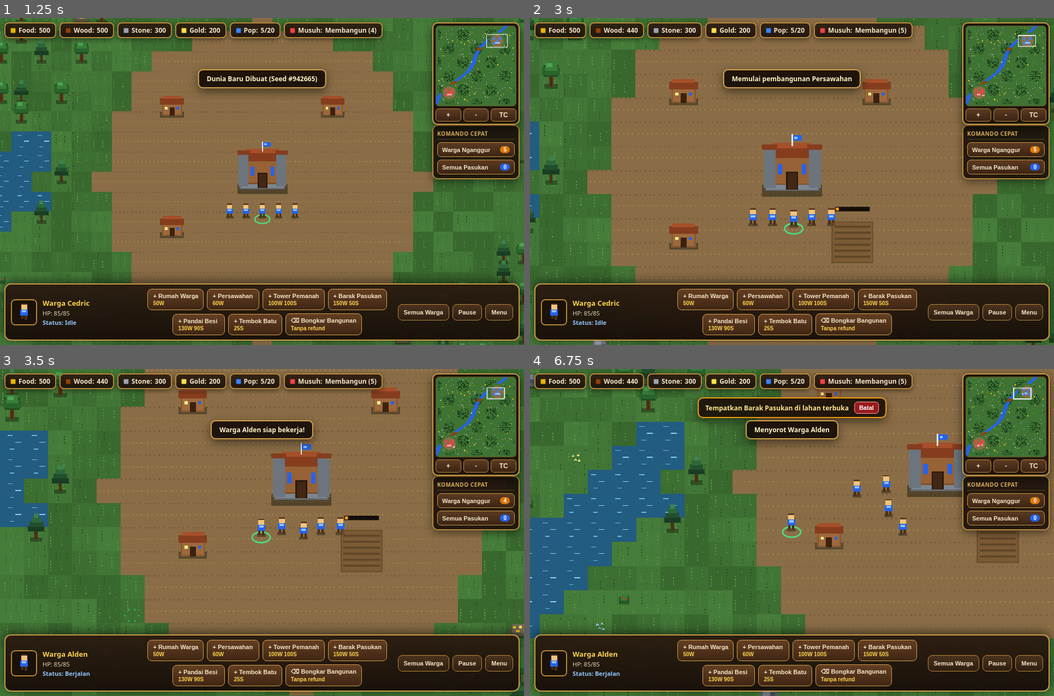
Above: before the commit, frames 1-4 (two rows, left to right).
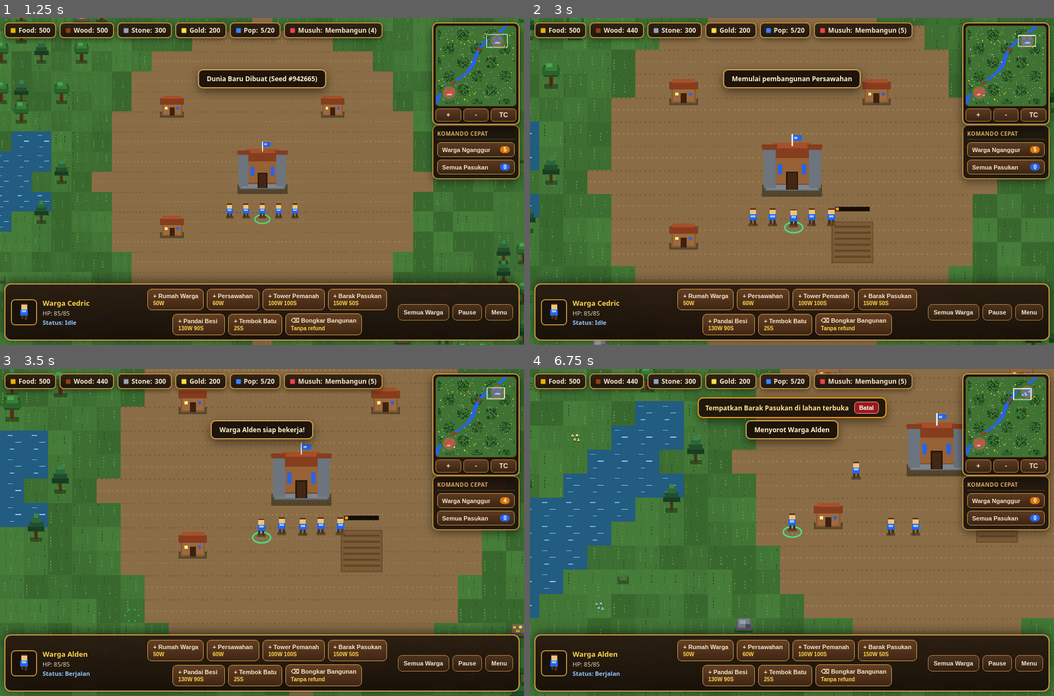
Above: after the commit, the same moments.

Repository: vexelkang-cell/gamepai
Game: browser game, page games/kingdom-war-2d/index.html
The game is run twice, just before and just after one commit, with the same random seed, the same clock (stepped at 60 frames per second) and the same inputs.
Inputs (mouse positions are in pixels of both pictures, inside the frame that each line leads up to):
- Up to frame 1 (1.25 s): click "NEW GAME" at 0.27 s; click (262, 214) at 1.07 s
- Up to frame 2 (3 s): click "+ Persawahan 60W" at 1.27 s; click (687, 148) at 1.67 s; click "+" at 1.87 s; press the mouse at (896, 132) at 2.27 s; release the mouse at (792, 116) at 2.4 s; click "TC" at 2.47 s; click (870, 246) at 2.87 s
- Up to frame 3 (3.5 s): click "Warga Nganggur 4" at 3.07 s; click (131, 614) at 3.47 s
- Up to frame 4 (6.75 s): click "+ Tembok Batu 25S" at 3.67 s; press the mouse at (792, 467) at 4.07 s; release the mouse at (739, 646) at 4.2 s; click "⌫ Bongkar Bangunan Tanpa refu…" at 4.27 s; click (949, 548) at 4.67 s; click "Semua Warga" at 4.87 s; click (634, 532) at 5.27 s; click "Semua Pasukan 0" at 5.47 s; press the mouse at (739, 646) at 5.87 s; release the mouse at (687, 499) at 6 s; click "+ Barak Pasukan 150W 50S" at 6.07 s; click (844, 418) at 6.47 s; click "Warga Nganggur 0" at 6.67 s

Frame 1 is identical in both runs. In frame 2, less than 0.1% of the frame differs, in the area x 48-87%, y 23-67%; in frame 3, 0.1%; in frame 4, 12%, in the area x 0-100%, y 0-100%.

Commit message:
Add dynamic grid pathfinding around other units

Diff:
--- a/games/kingdom-war-2d/index.html
+++ b/games/kingdom-war-2d/index.html
@@ -2007,15 +2007,114 @@
       setDestination(x, y, world) {
         this.targetX = clamp(x, 32, CONFIG.WORLD_WIDTH - 32);
         this.targetY = clamp(y, 32, CONFIG.WORLD_HEIGHT - 32);
-        this.waypoints = world.findPath(this.x, this.y, this.targetX, this.targetY);
+        this.waypoints = this.findPathAroundUnits(this.targetX, this.targetY, world);
         this.stuckTimer = 0;
         this.stuckCount = 0;
+      }
+
+      // A* grid dinamis: tile yang ditempati unit lain dianggap rintangan.
+      // Jalur sengaja tidak di-smoothing agar tidak memotong karakter di tikungan.
+      findPathAroundUnits(goalX, goalY, world) {
+        const size = 32;
+        const cols = world.cols;
+        const rows = world.rows;
+        const clampTile = (v, max) => clamp(Math.floor(v / size), 0, max - 1);
+        const sc = clampTile(this.x, cols);
+        const sr = clampTile(this.y, rows);
+        let gc = clampTile(goalX, cols);
+        let gr = clampTile(goalY, rows);
+
+        const occupied = new Uint8Array(cols * rows);
+        const groups = [world.workers, world.soldiers];
+        for (const group of groups) {
+          for (const other of group) {
+            if (other === this || other.hp <= 0) continue;
+            const c = clampTile(other.x, cols);
+            const r = clampTile(other.y, rows);
+            occupied[r * cols + c] = 1;
+          }
+        }
+
+        const walkable = (c, r, allowStart = false) => {
+          if (c < 0 || r < 0 || c >= cols || r >= rows) return false;
+          if (!world.isTileWalkable(c, r)) return false;
+          const idx = r * cols + c;
+          return allowStart || !occupied[idx];
+        };
+
+        // Jika titik tujuan sedang ditempati, cari tile kosong terdekat.
+        if (!walkable(gc, gr)) {
+          let found = null;
+          for (let radius = 1; radius <= 5 && !found; radius++) {
+            for (let dr = -radius; dr <= radius && !found; dr++) {
+              for (let dc = -radius; dc <= radius; dc++) {
+                if (Math.max(Math.abs(dc), Math.abs(dr)) !== radius) continue;
+                if (walkable(gc + dc, gr + dr)) {
+                  found = { c: gc + dc, r: gr + dr };
+                  break;
+                }
+              }
+            }
+          }
+          if (!found) return [];
+          gc = found.c;
+          gr = found.r;
+        }
+
+        if (sc === gc && sr === gr) return [{ x: goalX, y: goalY }];
+        const total = cols * rows;
+        const startIdx = sr * cols + sc;
+        const goalIdx = gr * cols + gc;
+        const gScore = new Float32Array(total);
+        gScore.fill(1e9);
+        const cameFrom = new Int32Array(total);
+        cameFrom.fill(-1);
+        const closed = new Uint8Array(total);
+        const open = new BinaryMinHeap();
+        gScore[startIdx] = 0;
+        open.push({ idx: startIdx, c: sc, r: sr, f: Math.hypot(gc - sc, gr - sr) });
+        const dirs = [[1,0,1],[-1,0,1],[0,1,1],[0,-1,1],[1,1,1.414], [1,-1,1.414],[-1,1,1.414],[-1,-1,1.414]];
+        let iterations = 0;
+
+        while (open.size > 0 && iterations++ < 5000) {
+          const cur = open.pop();
+          if (closed[cur.idx]) continue;
+          if (cur.idx === goalIdx) {
+            const path = [];
+            let trace = goalIdx;
+            while (trace !== startIdx && trace !== -1) {
+              const c = trace % cols;
+              const r = Math.floor(trace / cols);
+              path.push({ x: c * size + size / 2, y: r * size + size / 2 });
+              trace = cameFrom[trace];
+            }
+            path.reverse();
+            // Titik akhir tetap dekat dengan klik, selama tile tujuan aman.
+            if (path.length) path[path.length - 1] = { x: gc * size + size / 2, y: gr * size + size / 2 };
+            return path;
+          }
+          closed[cur.idx] = 1;
+          for (const d of dirs) {
+            const nc = cur.c + d[0], nr = cur.r + d[1];
+            if (!walkable(nc, nr)) continue;
+            if (d[0] && d[1] && (!walkable(cur.c + d[0], cur.r) || !walkable(cur.c, cur.r + d[1]))) continue;
+            const ni = nr * cols + nc;
+            if (closed[ni]) continue;
+            const ng = gScore[cur.idx] + d[2];
+            if (ng < gScore[ni]) {
+              cameFrom[ni] = cur.idx;
+              gScore[ni] = ng;
+              open.push({ idx: ni, c: nc, r: nr, f: ng + Math.hypot(gc - nc, gr - nr) });
+            }
+          }
+        }
+        return [];
       }
 
       followPathTo(goalX, goalY, dt, world) {
         if (this.waypoints.length === 0) {
           if (Math.hypot(goalX - this.x, goalY - this.y) > 28) {
-            this.waypoints = world.findPath(this.x, this.y, goalX, goalY);
+            this.waypoints = this.findPathAroundUnits(goalX, goalY, world);
           } else {
             return true;
           }
@@ -2051,20 +2150,9 @@
       }
 
       escapeDeadEnd(world) {
-        const sc = Math.floor(this.x / 32);
-        const sr = Math.floor(this.y / 32);
-        const escapeTile = world.findNearestWalkableTile(sc, sr, 4);
-        if (escapeTile) {
-          const ex = escapeTile.c * 32 + 16;
-          const ey = escapeTile.r * 32 + 16;
-          const ang = Math.atan2(ey - this.y, ex - this.x) + (this.stuckCount % 2 === 0 ? 0.5 : -0.5);
-          const nx = clamp(this.x + Math.cos(ang) * 18, 24, CONFIG.WORLD_WIDTH - 24);
-          const ny = clamp(this.y + Math.sin(ang) * 18, 24, CONFIG.WORLD_HEIGHT - 24);
-          if (world.isPointWalkable(nx, ny)) {
-            this.x = nx;
-            this.y = ny;
-          }
-        }
+        // Tidak memindahkan posisi unit secara instan. Jalur baru dihitung
+        // oleh followPathTo agar gerakan tetap halus dan berkesinambungan.
+        this.resetNavigation();
       }
 
       canOccupyUnitPosition(nx, ny, world) {
@@ -2101,63 +2189,14 @@
         const dist = Math.hypot(dx, dy);
         if (dist <= 4) return true;
 
-        // Steering pemisah yang halus: unit saling memberi ruang tanpa
-        // melakukan lompatan kecil ke kiri/kanan yang berubah setiap frame.
-        let steerX = dx / dist;
-        let steerY = dy / dist;
-        const groups = [world.workers, world.soldiers];
-        for (let g = 0; g < groups.length; g++) {
-          const units = groups[g];
-          for (let i = 0; i < units.length; i++) {
-            const other = units[i];
-            if (other === this || other.hp <= 0) continue;
-
-            let awayX = this.x - other.x;
-            let awayY = this.y - other.y;
-            let gap = Math.hypot(awayX, awayY);
-            const minGap = this.radius + other.radius + 3;
-            const influence = minGap + 15;
-            if (gap >= influence) continue;
-
-            // Arah deterministik saat dua unit tepat berada di titik sama.
-            if (gap < 0.01) {
-              const seed = (this.x * 17 + this.y * 31 + i * 47 + g * 13) * 0.017;
-              awayX = Math.cos(seed);
-              awayY = Math.sin(seed);
-              gap = 1;
-            } else {
-              awayX /= gap;
-              awayY /= gap;
-            }
-
-            const strength = Math.min(1.15, (influence - gap) / influence * 1.15);
-            steerX += awayX * strength;
-            steerY += awayY * strength;
-          }
-        }
-
-        const steerLength = Math.hypot(steerX, steerY) || 1;
-        steerX /= steerLength;
-        steerY /= steerLength;
-        if (Math.abs(steerX) > 0.05) this.facingLeft = steerX < 0;
-
         const step = Math.min(dist, this.speed * dt);
-        const nx = clamp(this.x + steerX * step, 20, CONFIG.WORLD_WIDTH - 20);
-        const ny = clamp(this.y + steerY * step, 20, CONFIG.WORLD_HEIGHT - 20);
-
-        // Pertahankan kecepatan dan arah secara konsisten; fallback sumbu
-        // hanya dipakai bila posisi diagonal terhalang medan atau unit.
+        const nx = clamp(this.x + (dx / dist) * step, 20, CONFIG.WORLD_WIDTH - 20);
+        const ny = clamp(this.y + (dy / dist) * step, 20, CONFIG.WORLD_HEIGHT - 20);
+        if (Math.abs(dx) > 0.05) this.facingLeft = dx < 0;
+
         if (this.canOccupyUnitPosition(nx, ny, world)) {
           this.x = nx;
           this.y = ny;
-        } else {
-          const axisX = clamp(this.x + (dx / dist) * step, 20, CONFIG.WORLD_WIDTH - 20);
-          const axisY = clamp(this.y + (dy / dist) * step, 20, CONFIG.WORLD_HEIGHT - 20);
-          if (this.canOccupyUnitPosition(axisX, this.y, world)) {
-            this.x = axisX;
-          } else if (this.canOccupyUnitPosition(this.x, axisY, world)) {
-            this.y = axisY;
-          }
         }
         return false;
       }
